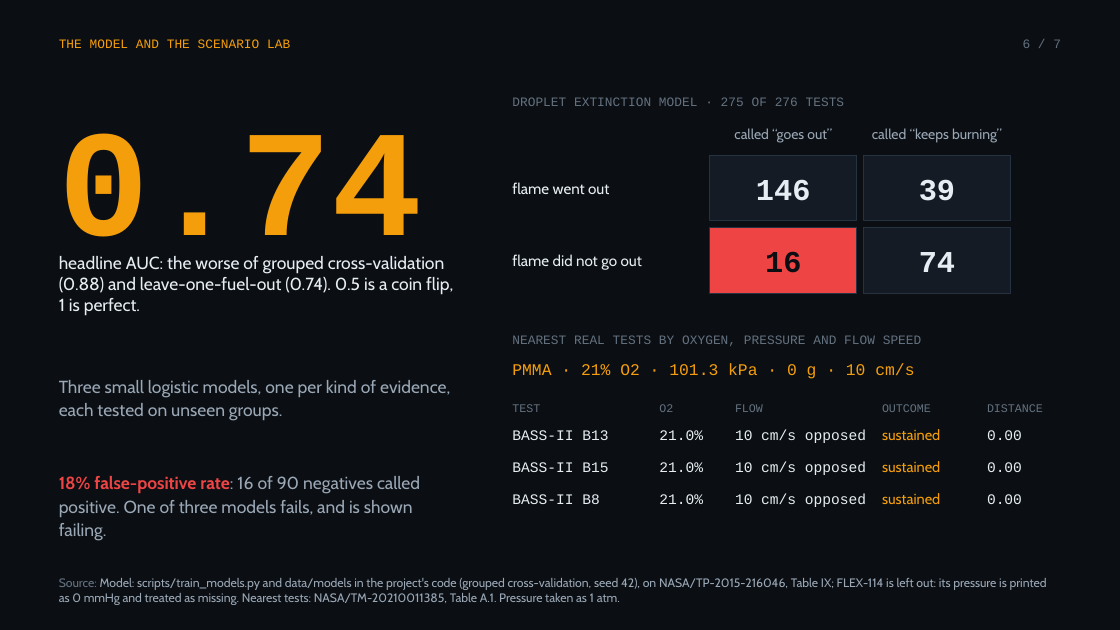
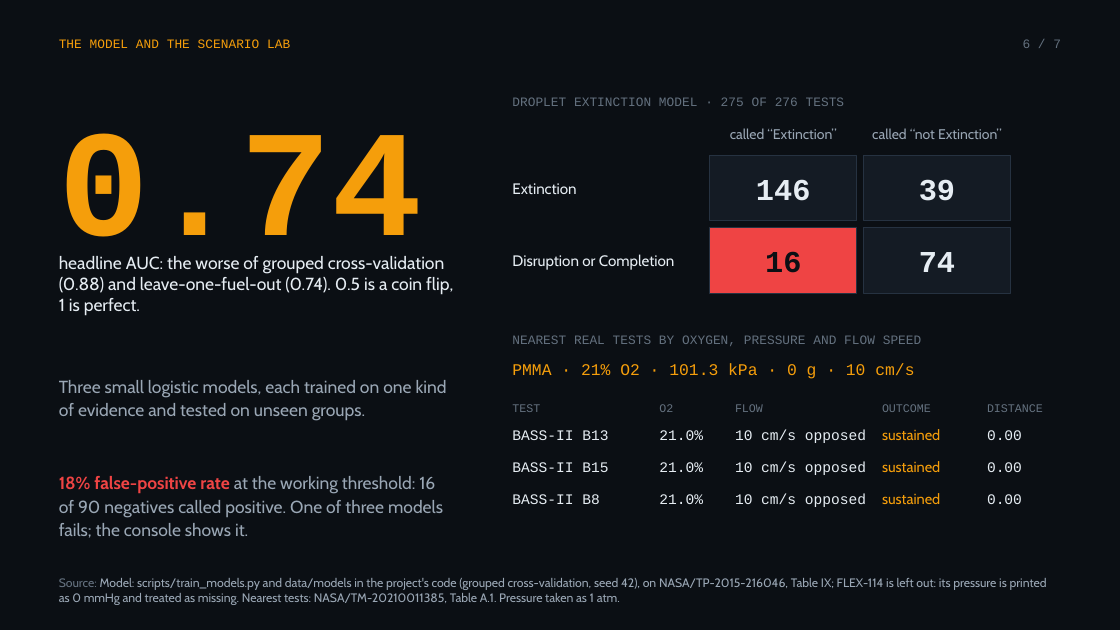
Before and after one commit to ZOGWORK/flamefall-analytics, a slide deck: slide 6 of docs/Flamefall-Analytics-deck.pptx. Drawn at 1120x630 pixels with LibreOffice and Linux fonts; fonts in the diff are those of the drawing. Boxes give left, top, right and bottom in pixels: in the first picture for what was removed or moved away, otherwise in the second. Text is boxed around its words. In the diff, an @@ line names an element or a change of style, - is before the commit and + after.

Commit message:
docs/Flamefall-Analytics-deck.pptx: rebuild with the corrected slides 4, 5, 6 and 7

```diff
--- a/docs/Flamefall-Analytics-deck.pptx
+++ b/docs/Flamefall-Analytics-deck.pptx
@@ text at (x1=730, y1=128, x2=836, y2=139): text changed @@
-called “goes out”
+called “Extinction”
@@ text at (x1=872, y1=128, x2=1002, y2=139): text changed @@
-called “keeps burning”
+called “not Extinction”
@@ text at (x1=512, y1=183, x2=576, y2=194): text changed @@
-flame went out
+Extinction
@@ text at (x1=512, y1=254, x2=674, y2=270): text changed @@
-flame did not go out
+Disruption or Completion
@@ text at (x1=59, y1=380, x2=447, y2=421): text changed @@
-Three small logistic models, one per kind of evidence, each tested on unseen groups.
+Three small logistic models, each trained on one kind of evidence and tested on unseen groups.
@@ text at (x1=59, y1=476, x2=443, y2=538): text changed @@
-18% false-positive rate: 16 of 90 negatives called positive. One of three models fails, and is shown failing.
+18% false-positive rate at the working threshold: 16 of 90 negatives called positive. One of three models fails; the console shows it.
```
Also in this commit, not shown: 3 other slides changed.
